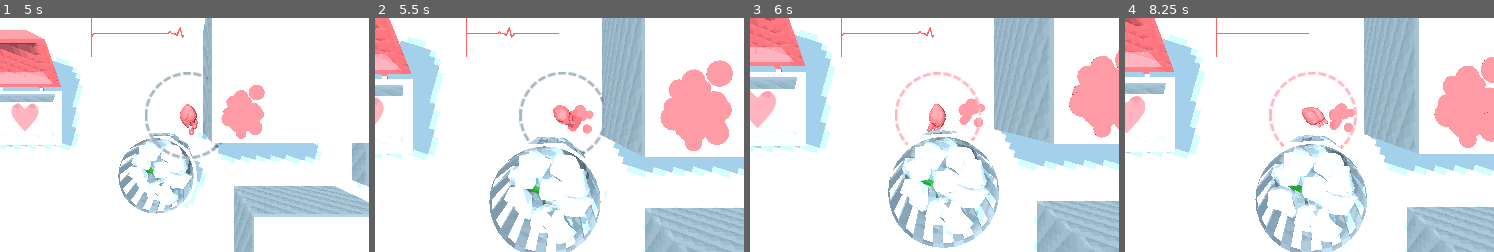
Above: before the commit, frames 1-4 (left to right).
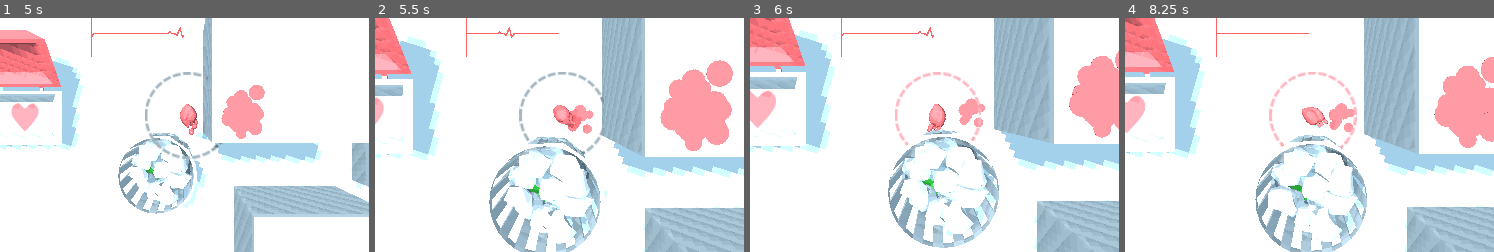
Above: after the commit, the same moments.

Repository: CaptainProton42/ldjam46
Game: Godot game, scene res://TestTopDown.tscn
Two runs of this game, one before a commit and one after it. Both use one fixed random seed, a clock stepped at 60 frames per second and the inputs below.
Inputs (mouse positions are % of the whole screen's width and height, from its top left):
- Up to frame 1 (5 s): tap Space (restart) at 0.5, 1.25, 2, 2.75, 3.5, 4.15, 4.25 s; move the mouse to (40, 70) at 0.52 s; press the mouse at (40, 70) at 0.53 s; hold W (forward) 0.53-2.03 s; move the mouse to (78, 65) at 1.27 s; release the mouse at (78, 65) at 1.28 s; click (78, 65) at 1.35 s; move the mouse to (13, 35) at 2.02 s; press the mouse at (13, 35) at 2.03 s; move the mouse to (51, 50) at 2.77 s; release the mouse at (51, 50) at 2.78 s; click (51, 50) at 2.85 s; move the mouse to (30, 25) at 3.52 s; press the mouse at (30, 25) at 3.53 s; move the mouse to (70, 45) at 4.27 s; release the mouse at (70, 45) at 4.28 s; hold W (forward) from 4.28 s (still down); click (70, 45) at 4.35 s
- Up to frame 2 (5.5 s): keep holding W (forward); move the mouse to (24, 55) at 5.02 s; press the mouse at (24, 55) at 5.03 s
- Up to frame 3 (6 s): keep holding W (forward); move the mouse to (57, 28) at 5.77 s; release the mouse at (57, 28) at 5.78 s; click (57, 28) at 5.85 s
- Up to frame 4 (8.25 s): move the mouse to (40, 70) at 6.52 s; press the mouse at (40, 70) at 6.53 s; move the mouse to (78, 65) at 7.27 s; release the mouse at (78, 65) at 7.28 s; click (78, 65) at 7.35 s; move the mouse to (13, 35) at 8.02 s; release W (forward) at 8.03 s; press the mouse at (13, 35) at 8.03 s
The pictures show only the part of the screen within x 20-70%, y 29-79%; the shares and areas given below are measured in that part.

Frame 1 is identical in both runs. In frame 2, 0.2% of the frame differs, in the area x 34-60%, y 56-97%; in frame 3, 0.1%; in frame 4, 0.4%, in the area x 38-64%, y 54-96%.

Commit message:
Tweaked some values.

Diff:
--- a/Heart.tscn
+++ b/Heart.tscn
@@ -136,82 +136,82 @@
 "times": PoolRealArray( 0, 0.2 )
 }
 
-[sub_resource type="AnimationNodeAdd2" id=7]
-
-[sub_resource type="AnimationNodeAnimation" id=23]
+[sub_resource type="AnimationNodeAdd2" id=8]
+
+[sub_resource type="AnimationNodeAnimation" id=9]
 animation = "panic"
 
-[sub_resource type="AnimationNodeAnimation" id=8]
+[sub_resource type="AnimationNodeAnimation" id=10]
 animation = "heartbeat"
 
-[sub_resource type="AnimationNodeAnimation" id=9]
+[sub_resource type="AnimationNodeAnimation" id=11]
 animation = "idle"
 
-[sub_resource type="AnimationNodeAnimation" id=10]
+[sub_resource type="AnimationNodeAnimation" id=12]
 animation = "unsquish"
 
-[sub_resource type="AnimationNodeTimeSeek" id=11]
-
-[sub_resource type="AnimationNodeBlend2" id=12]
-
 [sub_resource type="AnimationNodeTimeSeek" id=13]
 
-[sub_resource type="AnimationNodeBlend2" id=24]
-
-[sub_resource type="AnimationNodeBlendTree" id=14]
+[sub_resource type="AnimationNodeBlend2" id=14]
+
+[sub_resource type="AnimationNodeTimeSeek" id=15]
+
+[sub_resource type="AnimationNodeBlend2" id=16]
+
+[sub_resource type="AnimationNodeBlendTree" id=17]
 graph_offset = Vector2( -203.5, 139.75 )
-nodes/Add2/node = SubResource( 7 )
+nodes/Add2/node = SubResource( 8 )
 nodes/Add2/position = Vector2( 920, 300 )
-nodes/Animation/node = SubResource( 23 )
+nodes/Animation/node = SubResource( 9 )
 nodes/Animation/position = Vector2( 900, 500 )
-nodes/anim_heartbeat/node = SubResource( 8 )
+nodes/anim_heartbeat/node = SubResource( 10 )
 nodes/anim_heartbeat/position = Vector2( 20, 240 )
-nodes/anim_idle/node = SubResource( 9 )
+nodes/anim_idle/node = SubResource( 11 )
 nodes/anim_idle/position = Vector2( 20, 100 )
-nodes/anim_unsquish/node = SubResource( 10 )
+nodes/anim_unsquish/node = SubResource( 12 )
 nodes/anim_unsquish/position = Vector2( 420, 380 )
-nodes/enable_unsquish/node = SubResource( 11 )
+nodes/enable_unsquish/node = SubResource( 13 )
 nodes/enable_unsquish/position = Vector2( 680, 340 )
-nodes/heartbeat_amplitude/node = SubResource( 12 )
+nodes/heartbeat_amplitude/node = SubResource( 14 )
 nodes/heartbeat_amplitude/position = Vector2( 640, 120 )
-nodes/heartbeat_restart/node = SubResource( 13 )
+nodes/heartbeat_restart/node = SubResource( 15 )
 nodes/heartbeat_restart/position = Vector2( 360, 220 )
 nodes/output/position = Vector2( 1340, 340 )
-nodes/panic/node = SubResource( 24 )
+nodes/panic/node = SubResource( 16 )
 nodes/panic/position = Vector2( 1180, 440 )
-node_connections = [ "output", 0, "panic", "heartbeat_amplitude", 0, "anim_idle", "heartbeat_amplitude", 1, "heartbeat_restart", "heartbeat_restart", 0, "anim_heartbeat", "Add2", 0, "heartbeat_amplitude", "Add2", 1, "enable_unsquish", "enable_unsquish", 0, "anim_unsquish", "panic", 0, "Add2", "panic", 1, "Animation" ]
-
-[sub_resource type="SphereMesh" id=15]
+node_connections = [ "output", 0, "panic", "panic", 0, "Add2", "panic", 1, "Animation", "heartbeat_amplitude", 0, "anim_idle", "heartbeat_amplitude", 1, "heartbeat_restart", "Add2", 0, "heartbeat_amplitude", "Add2", 1, "enable_unsquish", "enable_unsquish", 0, "anim_unsquish", "heartbeat_restart", 0, "anim_heartbeat" ]
+
+[sub_resource type="SphereMesh" id=18]
 material = ExtResource( 5 )
 radius = 0.04
 height = 0.08
 radial_segments = 8
 rings = 8
 
-[sub_resource type="SpatialMaterial" id=16]
+[sub_resource type="SpatialMaterial" id=19]
 albedo_color = Color( 1, 0.392157, 0.392157, 1 )
 
-[sub_resource type="CylinderMesh" id=17]
-material = SubResource( 16 )
+[sub_resource type="CylinderMesh" id=20]
+material = SubResource( 19 )
 top_radius = 0.015
 bottom_radius = 0.015
 height = 0.15
 radial_segments = 6
 
-[sub_resource type="CylinderMesh" id=18]
+[sub_resource type="CylinderMesh" id=21]
 top_radius = 0.025
 bottom_radius = 0.025
 height = 0.15
 radial_segments = 6
 
-[sub_resource type="SpatialMaterial" id=19]
+[sub_resource type="SpatialMaterial" id=22]
 albedo_color = Color( 1, 0.392157, 0.392157, 1 )
 
-[sub_resource type="SpatialMaterial" id=20]
+[sub_resource type="SpatialMaterial" id=23]
 albedo_color = Color( 1, 0.392157, 0.392157, 1 )
 
-[sub_resource type="CylinderMesh" id=21]
-material = SubResource( 20 )
+[sub_resource type="CylinderMesh" id=24]
+material = SubResource( 23 )
 top_radius = 0.02
 bottom_radius = 0.02
 height = 0.15
@@ -246,11 +246,11 @@
 [node name="AnimationPlayer" type="AnimationPlayer" parent="."]
 anims/heartbeat = SubResource( 4 )
 anims/idle = SubResource( 5 )
-anims/panic = SubResource( 22 )
-anims/unsquish = SubResource( 6 )
+anims/panic = SubResource( 6 )
+anims/unsquish = SubResource( 7 )
 
 [node name="AnimationTree" type="AnimationTree" parent="."]
-tree_root = SubResource( 14 )
+tree_root = SubResource( 17 )
 anim_player = NodePath("../AnimationPlayer")
 parameters/Add2/add_amount = 1.0
 parameters/enable_unsquish/seek_position = -1.0
--- a/scripts/Heart.gd
+++ b/scripts/Heart.gd
@@ -144,6 +144,7 @@
 				splatter.look_at(collision_normal.rotated(Vector3(-1.0, 0.0, 0.0), 0.5*PI), Vector3(0.0, 1.0, 0.0))
 				splatter.translation = collision_pos + Vector3(0.0, 0.001, 0.0)
 				linear_damp = 0.8
+				charge = 0.0
 				_enter_state(STATE.rolling)
 
 func restart_heart(force_dir):
--- a/scripts/JumpPredictor.gd
+++ b/scripts/JumpPredictor.gd
@@ -54,6 +54,6 @@
 func _process(_delta):
 	translation = heart.translation
 	if heart.state == heart.STATE.charging:
-		var impulse = -heart.charge_normal.normalized() * heart.charge * heart.jump_force / heart.mass / 1.2
+		var impulse = -heart.charge_normal.normalized() * heart.charge * heart.jump_force / heart.mass / 1.15
 		impulse.y = -impulse.y
 		set_impulse(impulse)
Not shown: 6 places in Heart.tscn that only renumber resources
